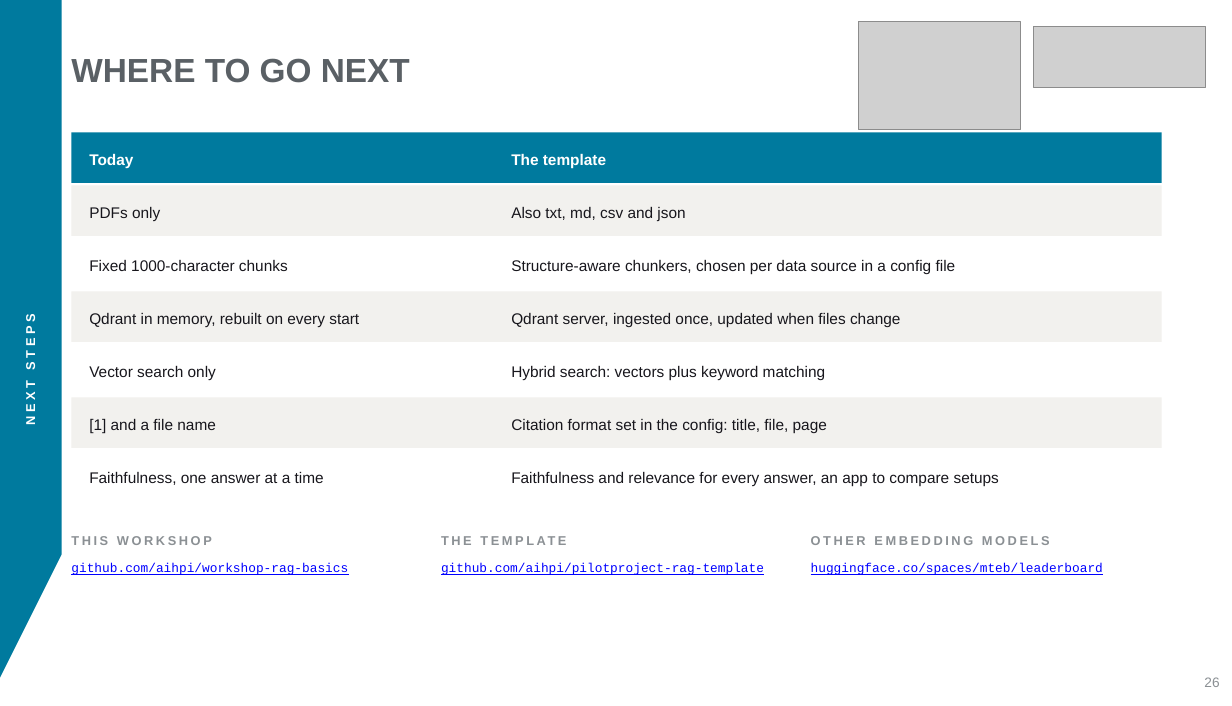
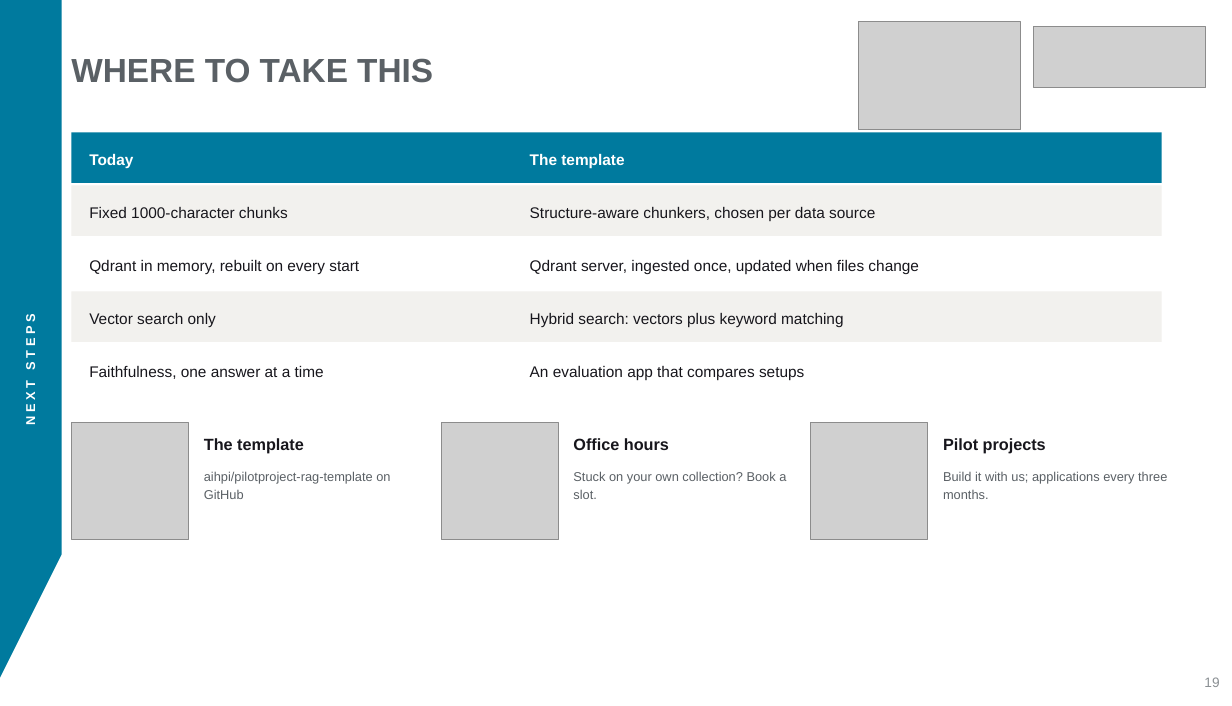
Before and after one commit to aihpi/workshop-rag-basics, a slide deck: slide 19 of workshop/slides/rag-workshop.pptx (slide 26 before the commit). Drawn at 1232x706 pixels with LibreOffice and Linux fonts; fonts in the diff are those of the drawing; grey boxes stand for pictures. Boxes give left, top, right and bottom in pixels: in the first picture for what was removed or moved away, otherwise in the second. Text is boxed around its words. In the diff, an @@ line names an element or a change of style, - is before the commit and + after.

```diff
--- a/workshop/slides/rag-workshop.pptx
+++ b/workshop/slides/rag-workshop.pptx
@@ text at box(71, 58, 433, 83): text changed @@
-WHERE TO GO NEXT
+WHERE TO TAKE THIS
@@ text "The template": place and size @@
-text "The template" at box(511, 153, 606, 168)
+text "The template" at box(530, 153, 624, 168)
@@ text "Fixed 1000-character chunks": place and size @@
-text "Fixed 1000-character chunks" at box(89, 260, 288, 271)
+text "Fixed 1000-character chunks" at box(89, 207, 288, 218)
@@ text removed at box(89, 207, 160, 221) @@
-PDFs only
@@ text removed at box(511, 207, 685, 221) @@
-Also txt, md, csv and json
@@ text at box(530, 207, 875, 221): text changed @@
-Structure-aware chunkers, chosen per data source in a config file
+Structure-aware chunkers, chosen per data source
@@ text "Qdrant in memory, rebuilt on ...": place and size @@
-text "Qdrant in memory, rebuilt on ..." at box(89, 313, 359, 327)
+text "Qdrant in memory, rebuilt on ..." at box(89, 260, 359, 274)
@@ text "Qdrant server, ingested once, updated ...": place and size @@
-text "Qdrant server, ingested once, updated ..." at box(511, 313, 901, 327)
+text "Qdrant server, ingested once, updated ..." at box(530, 259, 919, 274)
@@ text "Vector search only": place and size @@
-text "Vector search only" at box(89, 365, 216, 380)
+text "Vector search only" at box(89, 313, 216, 327)
@@ text "Hybrid search: vectors plus keyword ...": place and size @@
-text "Hybrid search: vectors plus keyword ..." at box(511, 365, 825, 380)
+text "Hybrid search: vectors plus keyword ..." at box(530, 313, 843, 327)
@@ text "Faithfulness, one answer at a ...": place and size @@
-text "Faithfulness, one answer at a ..." at box(89, 471, 324, 485)
+text "Faithfulness, one answer at a ..." at box(89, 365, 324, 379)
@@ text added at box(530, 366, 804, 380), 18 pt, text #17161C @@
+An evaluation app that compares setups
@@ rectangle removed at box(71, 397, 1162, 448) @@
@@ text removed at box(89, 419, 216, 433) @@
-[1] and a file name
@@ text removed at box(511, 419, 827, 433) @@
-Citation format set in the config: title, file, page
@@ picture added at box(71, 422, 188, 539) @@
@@ text at box(204, 438, 304, 454): text changed; size 15 to 19 pt; text colour #8B9094 to #17161C @@
-THE TEMPLATE
+The template
@@ picture added at box(441, 422, 558, 539) @@
@@ text added at box(573, 438, 669, 450), 19 pt, text #17161C, bold @@
+Office hours
@@ picture added at box(811, 422, 928, 539) @@
@@ text added at box(943, 438, 1046, 454), 19 pt, text #17161C, bold @@
+Pilot projects
@@ rectangle removed at box(71, 450, 1162, 501) @@
@@ text at box(204, 471, 390, 499): text changed; font Courier New to Arial; text colour #0000FF to #5A6065 @@
-github.com/aihpi/pilotproject-rag-template
+aihpi/pilotproject-rag-template on GitHub
@@ text removed at box(511, 471, 999, 486) @@
-Faithfulness and relevance for every answer, an app to compare setups
@@ text added at box(573, 471, 786, 499), 15 pt, text #5A6065 @@
+Stuck on your own collection? Book a slot.
@@ text added at box(943, 471, 1167, 499), 15 pt, text #5A6065 @@
+Build it with us; applications every three months.
@@ text removed at box(71, 536, 212, 545) @@
-THIS WORKSHOP
@@ text removed at box(811, 536, 1050, 545) @@
-OTHER EMBEDDING MODELS
@@ text removed at box(71, 563, 348, 575) @@
-github.com/aihpi/workshop-rag-basics
@@ text removed at box(811, 563, 1103, 575) @@
-huggingface.co/spaces/mteb/leaderboard
@@ text at box(1204, 677, 1219, 687): text changed @@
-26
+19
```
Also in this commit, not shown: 21 other slides changed, 6 slides added, 4 slides removed, 11 other files.
